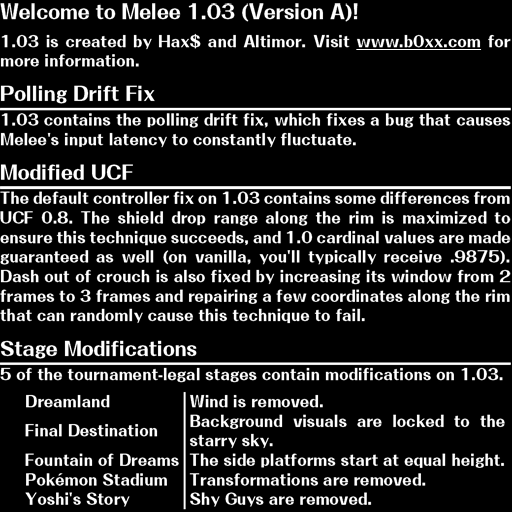
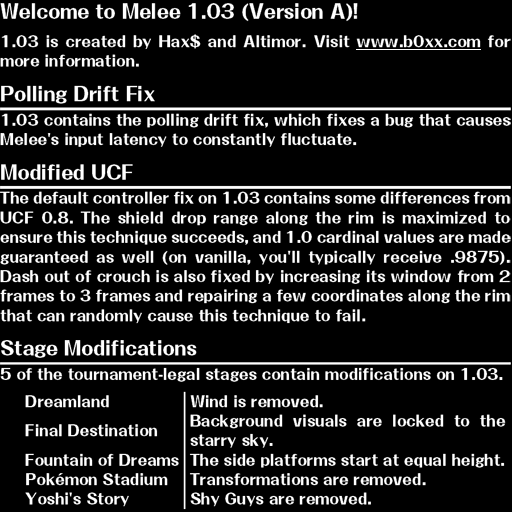
Layered file, before and after one edit (512×512). Changes by layer:
removed layer "Layer 1 copy 2" (was addition) over [left=356, top=49, right=482, bottom=50]
removed layer "Layer 1 copy" (was addition) over [left=356, top=49, right=482, bottom=50]
moved "Layer 0" above "Layer 1", painted on it over [left=0, top=3, right=511, bottom=510]
"Layer 1": blend addition → normal, painted on it over [left=0, top=3, right=511, bottom=510]
